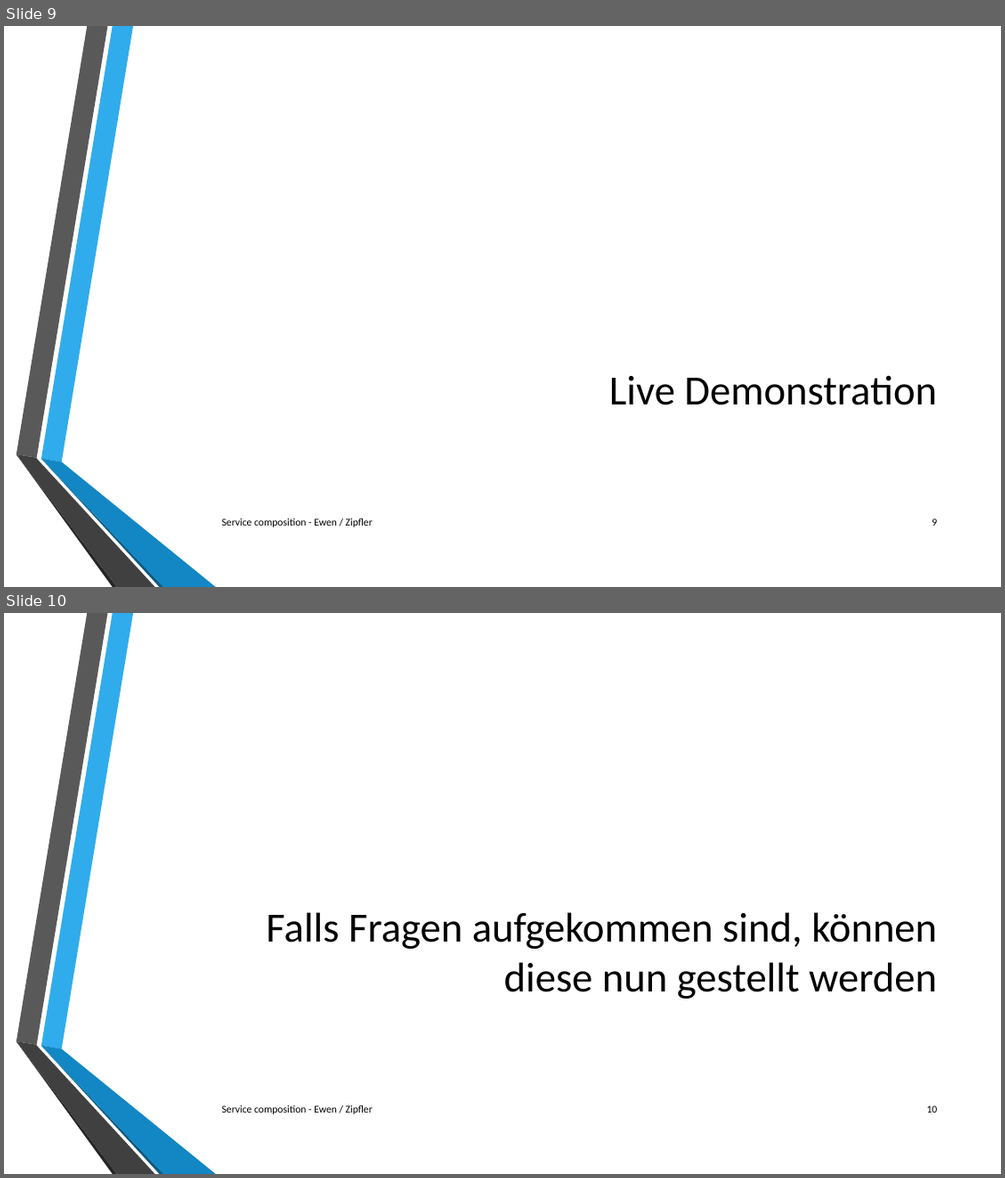
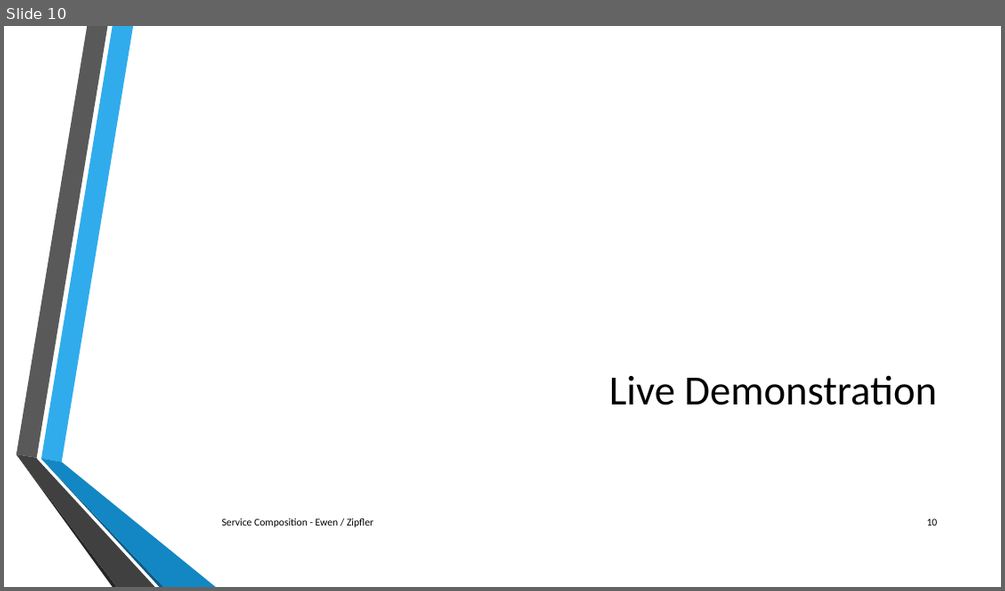
Before and after one commit to jzipfler/HTW-SwArchitektur, a slide deck: doc/slides.pptx. Shown one above the other, each under a label of ours: slides 9 and 10 before the commit, slide 10 after it. The pictures are 1005x1178 and 1005x591 pixels, drawn with LibreOffice and Linux fonts; fonts in the diff are those of the drawing; background and template pictures are left out. Boxes give left, top, right and bottom in pixels: in the first picture for what was removed or moved away, otherwise in the second. Text is boxed around its words. In the diff, an @@ line names an element or a change of style, - is before the commit and + after.

```diff
--- a/doc/slides.pptx
+++ b/doc/slides.pptx
@@ slide 10 removed at <box>4,613,1001,1174</box>, background picture (left out); not listed: 6 template elements that a slide beside it also shows @@
@@ title removed at <box>266,912,937,998</box> @@
-Falls Fragen aufgekommen sind, können diese nun gestellt werden
@@ text removed at <box>222,1105,372,1114</box> @@
-Service composition - Ewen / Zipfler
@@ page number removed at <box>927,1105,938,1112</box> @@
-10
@@ what was slide 9 is now slide 10 @@
@@ slide 10 changed as well @@
@@ text at <box>222,518,373,527</box>: text changed @@
-Service composition - Ewen / Zipfler
+Service Composition - Ewen / Zipfler
@@ page number at <box>927,518,938,525</box>: text changed @@
-9
+10
```
Also in this commit, not shown: 9 other slides changed, 1 slide added, 2 other files.
